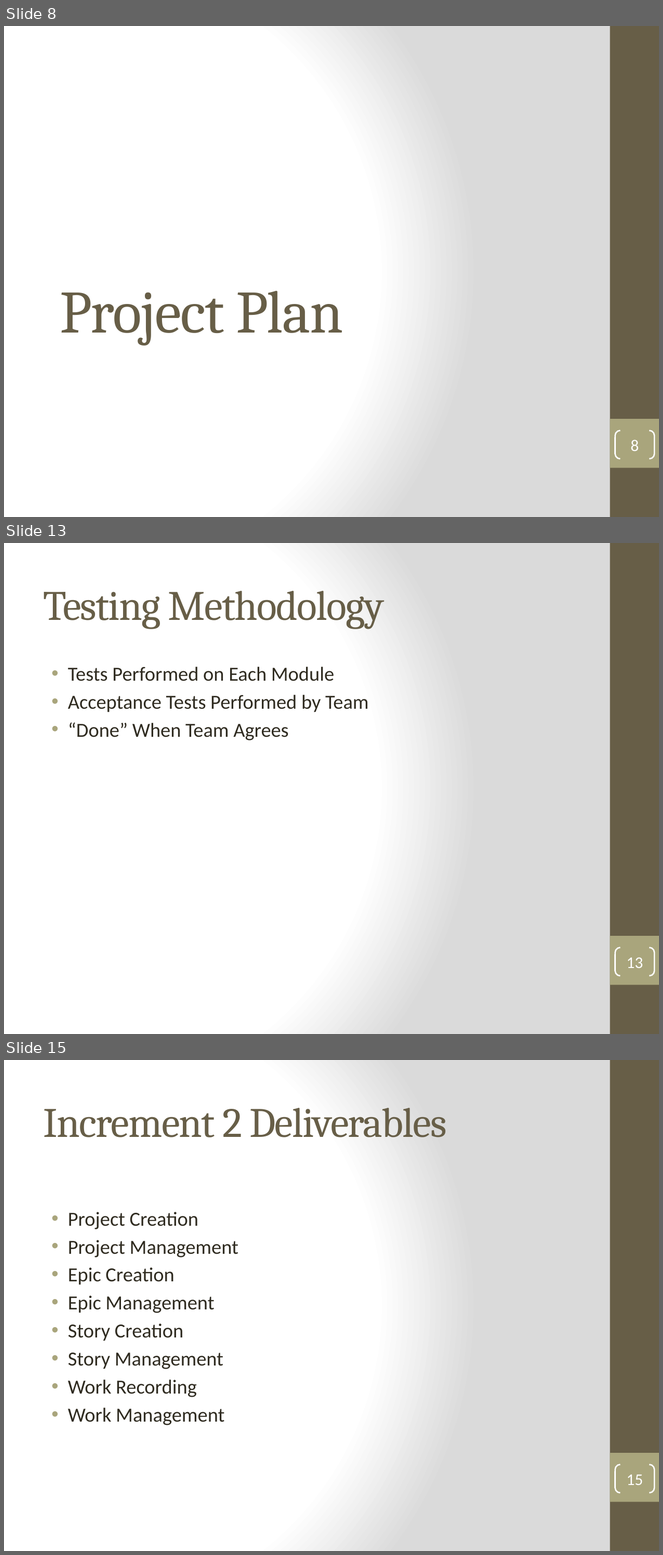
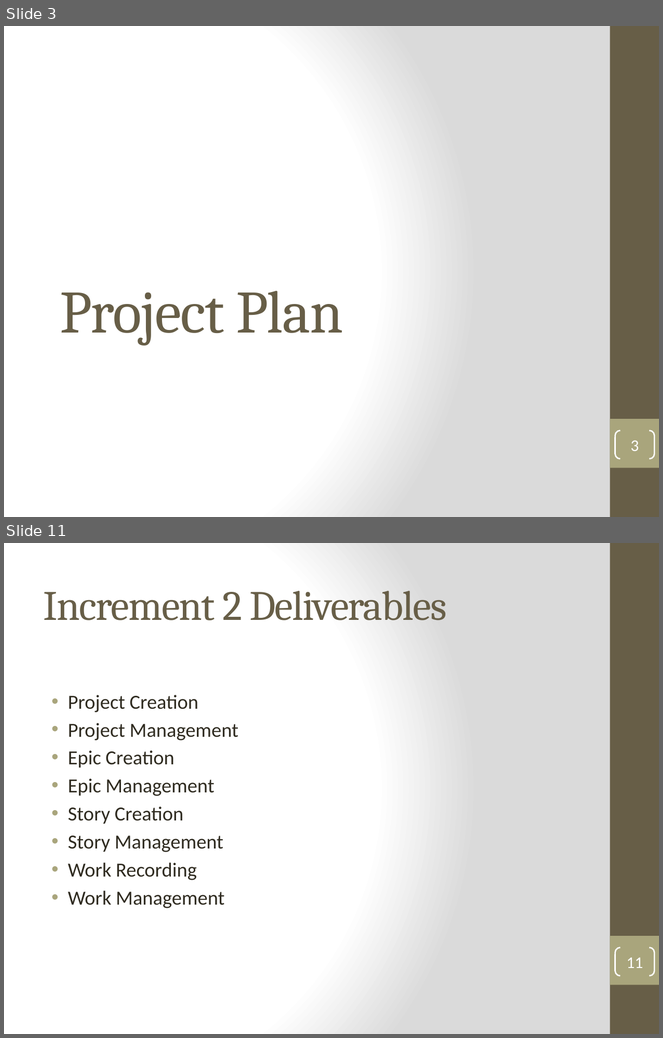
Before and after one commit to DanLain/ProjectManagement, a slide deck: Project Plan/Team 3 Vision and Proejct Plan.pptx. Shown one above the other, each under a label of ours: slides 8, 13 and 15 before the commit, slides 3 and 11 after it; the slides between them are not shown. The pictures are 663x1555 and 663x1038 pixels, drawn with LibreOffice and Linux fonts; fonts in the diff are those of the drawing. Boxes give left, top, right and bottom in pixels: in the first picture for what was removed or moved away, otherwise in the second. Text is boxed around its words. In the diff, an @@ line names an element or a change of style, - is before the commit and + after.

```diff
--- a/Project Plan/Team 3 Vision and Proejct Plan.pptx
+++ b/Project Plan/Team 3 Vision and Proejct Plan.pptx
@@ slide 13 removed at box(4, 543, 659, 1034), background gradient #FFFFFF to #DADADA; not listed: 2 template elements that a slide beside it also shows @@
@@ title removed at box(44, 591, 384, 629) @@
-Testing Methodology
@@ text removed at box(68, 667, 369, 741) @@
-• Tests Performed on Each Module
-• Acceptance Tests Performed by Team
-• “Done” When Team Agrees
@@ page number removed at box(616, 948, 655, 976) @@
-13
@@ what was slide 8 is now slide 3 @@
@@ page number at box(631, 440, 639, 451): text changed @@
-8
+3
@@ what was slide 15 is now slide 11 @@
@@ page number at box(626, 958, 643, 968): text changed @@
-15
+11
```
Also in this commit, not shown: 2 slides changed, 6 slides added, 10 other slides removed.
